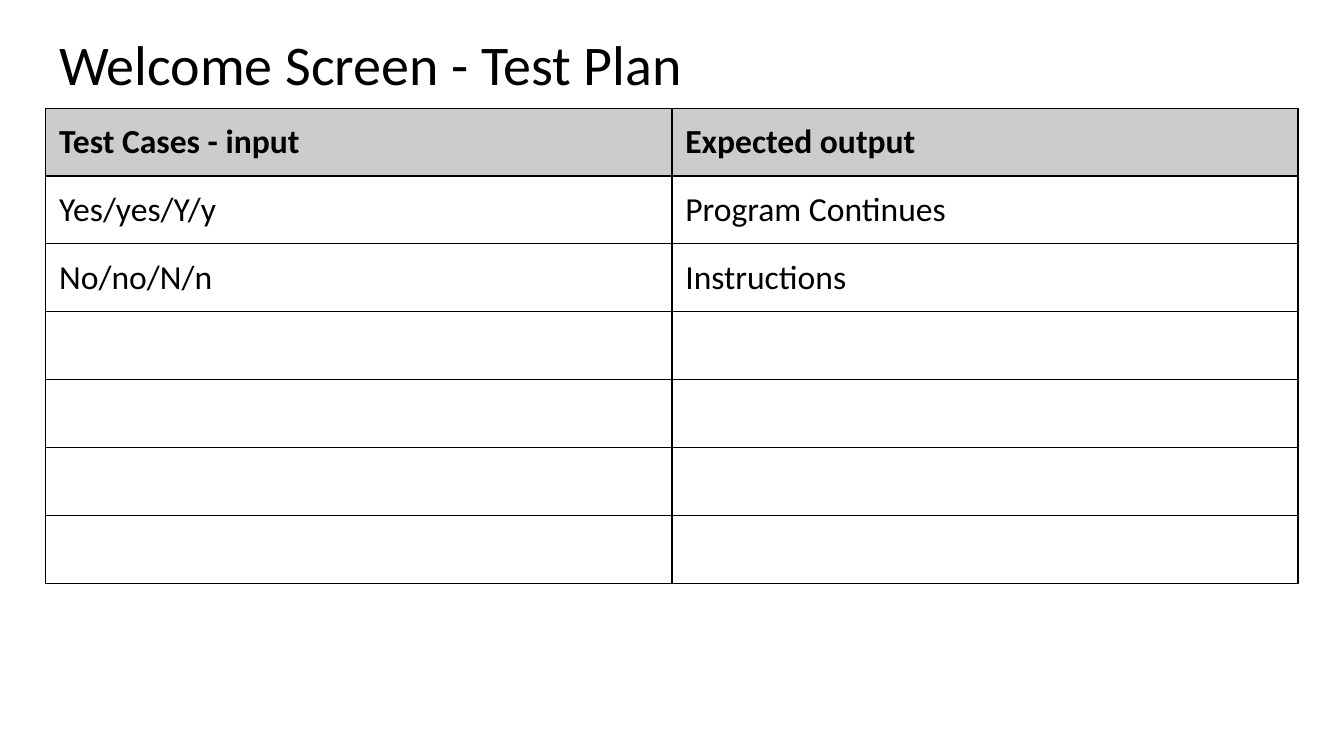
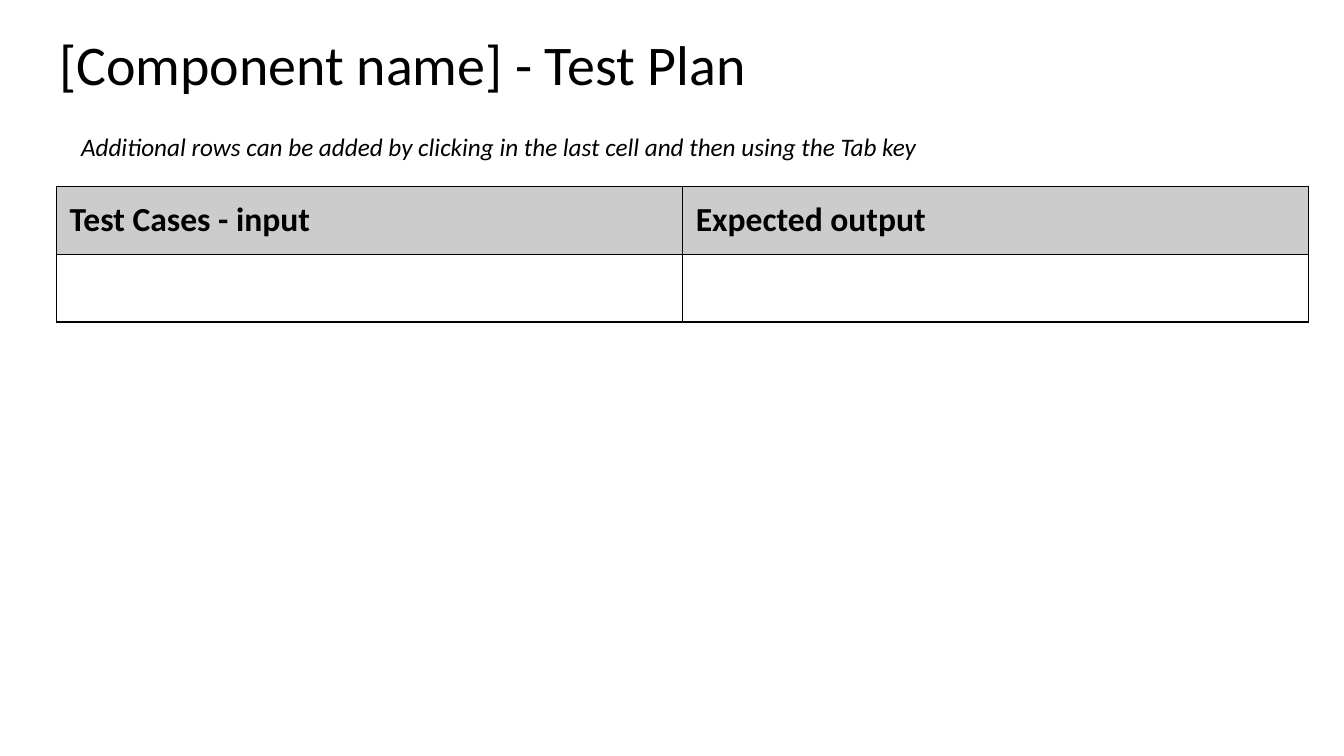
Before and after one commit to joshbatmiddleton/1.7-and-1.8-Assesment, a slide deck: slide 6 of Main Folder/Documents/Powerpoint/1.7 and 1.8 documentation.pptx. Drawn at 1344x756 pixels with LibreOffice and Linux fonts; fonts in the diff are those of the drawing. Boxes give left, top, right and bottom in pixels: in the first picture for what was removed or moved away, otherwise in the second. Text is boxed around its words. In the diff, an @@ line names an element or a change of style, - is before the commit and + after.

```diff
--- a/Main Folder/Documents/Powerpoint/1.7 and 1.8 documentation.pptx
+++ b/Main Folder/Documents/Powerpoint/1.7 and 1.8 documentation.pptx
@@ title at (x1=59, y1=44, x2=746, y2=94): text changed @@
-Welcome Screen - Test Plan
+[Component name] - Test Plan
@@ text added at (x1=81, y1=138, x2=916, y2=161), 18 pt, text #000000, italic @@
+Additional rows can be added by clicking in the last cell and then using the Tab key
@@ table at (x1=56, y1=187, x2=1309, y2=321) @@
-row 2: Yes/yes/Y/y | Program Continues
-row 3: No/no/N/n | Instructions
-row 5:  | 
-row 6:  | 
-row 7:  | 
@@ table resized from (x1=45, y1=108, x2=1298, y2=583) to (x1=56, y1=187, x2=1309, y2=321) @@
```
Also in this commit, not shown: 1 other slide changed, 1 slide added, 1 slide removed.
